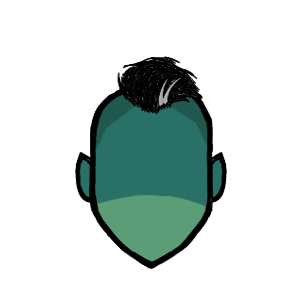
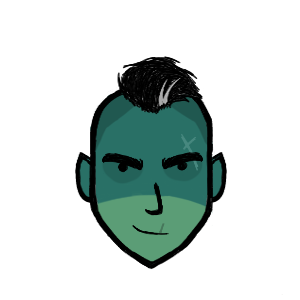
Layers edited between the first and the second 300px x 300px image:
showed "Layer 20" over [102, 134, 283, 295]
